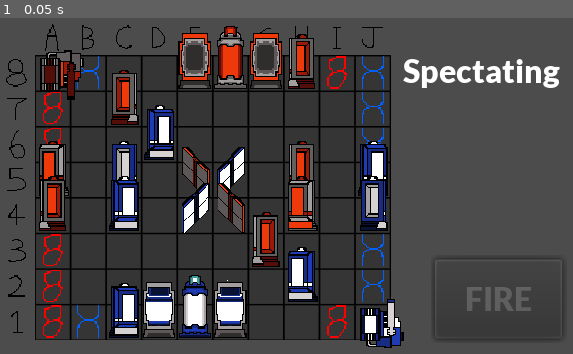
Above: before the commit, frame 1.
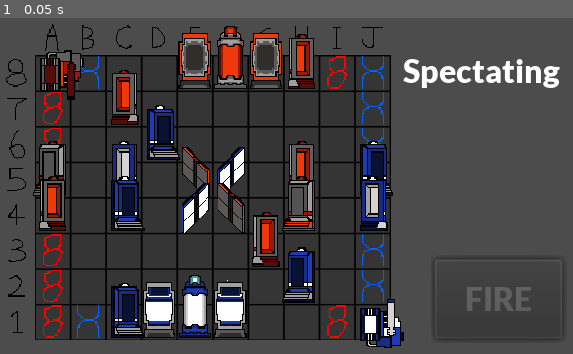
Above: after the commit, the same moment.

Repository: WhatDoor/LaserChess
Game: Godot game, scene res://Worlds/Ace.tscn
Two runs of this game, one before a commit and one after it. Both use one fixed random seed, a clock stepped at 60 frames per second and the inputs below. This scene is started directly instead of the project's main scene.
Inputs:
- Up to frame 1 (0.05 s): no input

The runs differ from the first frame. In frame 1, 1.7% of the frame differs, in the area x 5-69%, y 27-96%.

Commit message:
Updated deflector sprites

Diff:
--- a/DeflectorResources/Deflector.tscn
+++ b/DeflectorResources/Deflector.tscn
@@ -45,7 +45,7 @@
 [node name="UpLeft" type="Node2D" parent="Offset"]
 
 [node name="BlueDeflector" type="Sprite" parent="Offset/UpLeft"]
-position = Vector2( -1.062, -4.007 )
+position = Vector2( 6.813, -4.057 )
 texture = ExtResource( 10 )
 
 [node name="RedDeflector" type="Sprite" parent="Offset/UpLeft"]
@@ -60,18 +60,18 @@
 
 [node name="ReflectBox" type="CollisionShape2D" parent="Offset/UpLeft/ReflectBox"]
 position = Vector2( 5.82921, 14.6701 )
-shape = SubResource( 4 )
+shape = SubResource( 1 )
 disabled = true
 
 [node name="UpRight" type="Node2D" parent="Offset"]
 visible = false
 
 [node name="BlueDeflector" type="Sprite" parent="Offset/UpRight"]
-position = Vector2( 8.937, -4.082 )
+position = Vector2( -1.047, -3.995 )
 texture = ExtResource( 5 )
 
 [node name="RedDeflector" type="Sprite" parent="Offset/UpRight"]
-position = Vector2( 8.935, -4.024 )
+position = Vector2( -1.069, -4.088 )
 texture = ExtResource( 4 )
 
 [node name="ReflectBox" type="Area2D" parent="Offset/UpRight"]
Binary file removed: DeflectorResources/BlueDeflectorUpLeft.png
Not shown, removed: DeflectorResources/BlueDeflectorUpLeft.png.import
Binary file removed: DeflectorResources/BlueDeflectorUpRight.png
Not shown, removed: DeflectorResources/BlueDeflectorUpRight.png.import
Not shown: 3 places in DeflectorResources/Deflector.tscn that only renumber resources
Binary file removed: DeflectorResources/RedDeflectorUpLeft.png
Not shown, removed: DeflectorResources/RedDeflectorUpLeft.png.import
Binary file removed: DeflectorResources/RedDeflectorUpRight.png
Not shown, removed: DeflectorResources/RedDeflectorUpRight.png.import
Binary file changed: DeflectorResources/bluedeflector3.png
Binary file changed: DeflectorResources/bluedeflector4.png
Binary file changed: DeflectorResources/reddeflector3.png
(and 16 more such lines)
